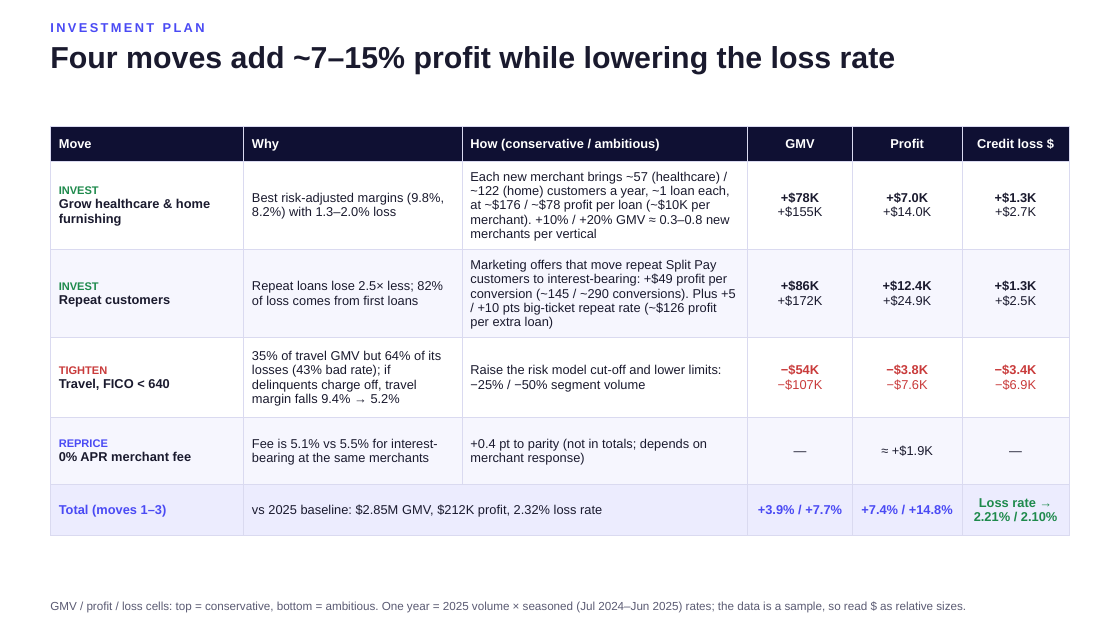
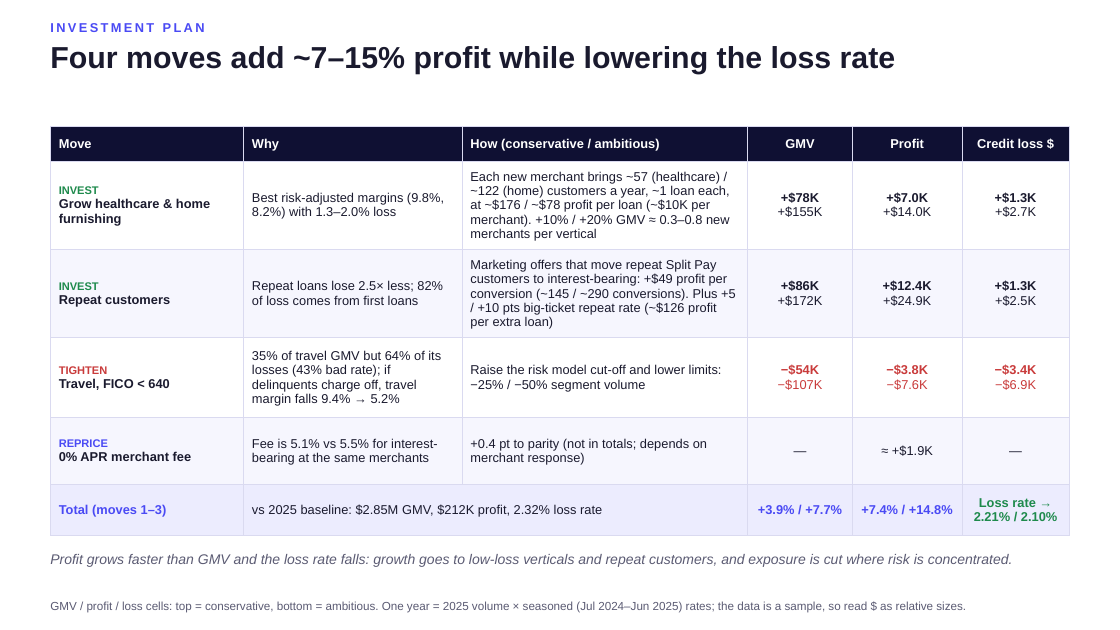
Before and after one commit to BrittanyZ919/Affirm-take-home-assignment, a slide deck: slide 6 of deck/portfolio_recommendation.pptx. Drawn at 1120x630 pixels with LibreOffice and Linux fonts; fonts in the diff are those of the drawing. Boxes give left, top, right and bottom in pixels: in the first picture for what was removed or moved away, otherwise in the second. Text is boxed around its words. In the diff, an @@ line names an element or a change of style, - is before the commit and + after.

```diff
--- a/deck/portfolio_recommendation.pptx
+++ b/deck/portfolio_recommendation.pptx
@@ text added at box(50, 554, 1013, 567), 12 pt, text #5B5B73, italic @@
+Profit grows faster than GMV and the loss rate falls: growth goes to low-loss verticals and repeat customers, and exposure is cut where risk is concentrated.
```
Also in this commit, not shown: 8 other slides changed, 1 other file.
